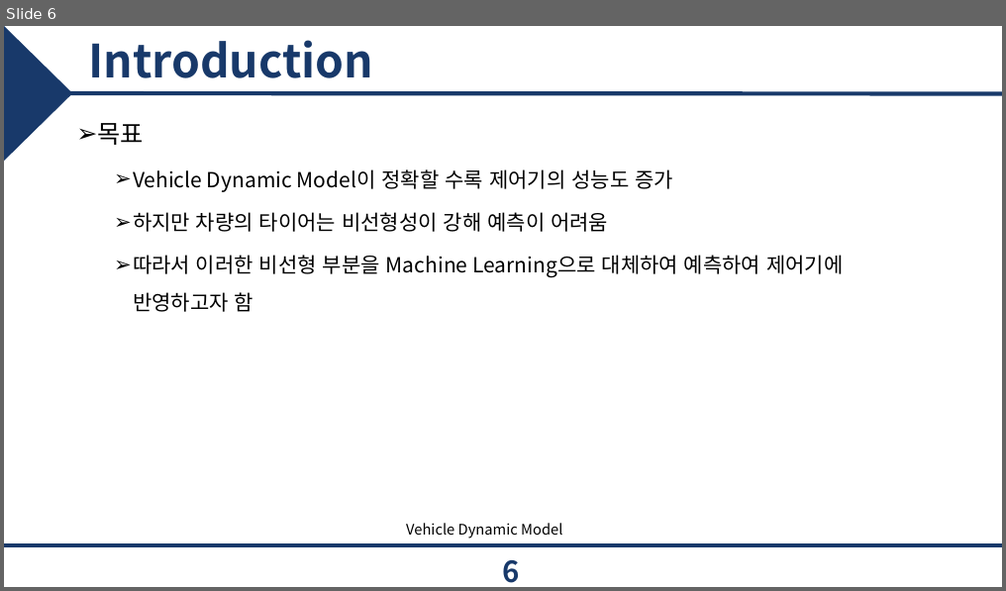
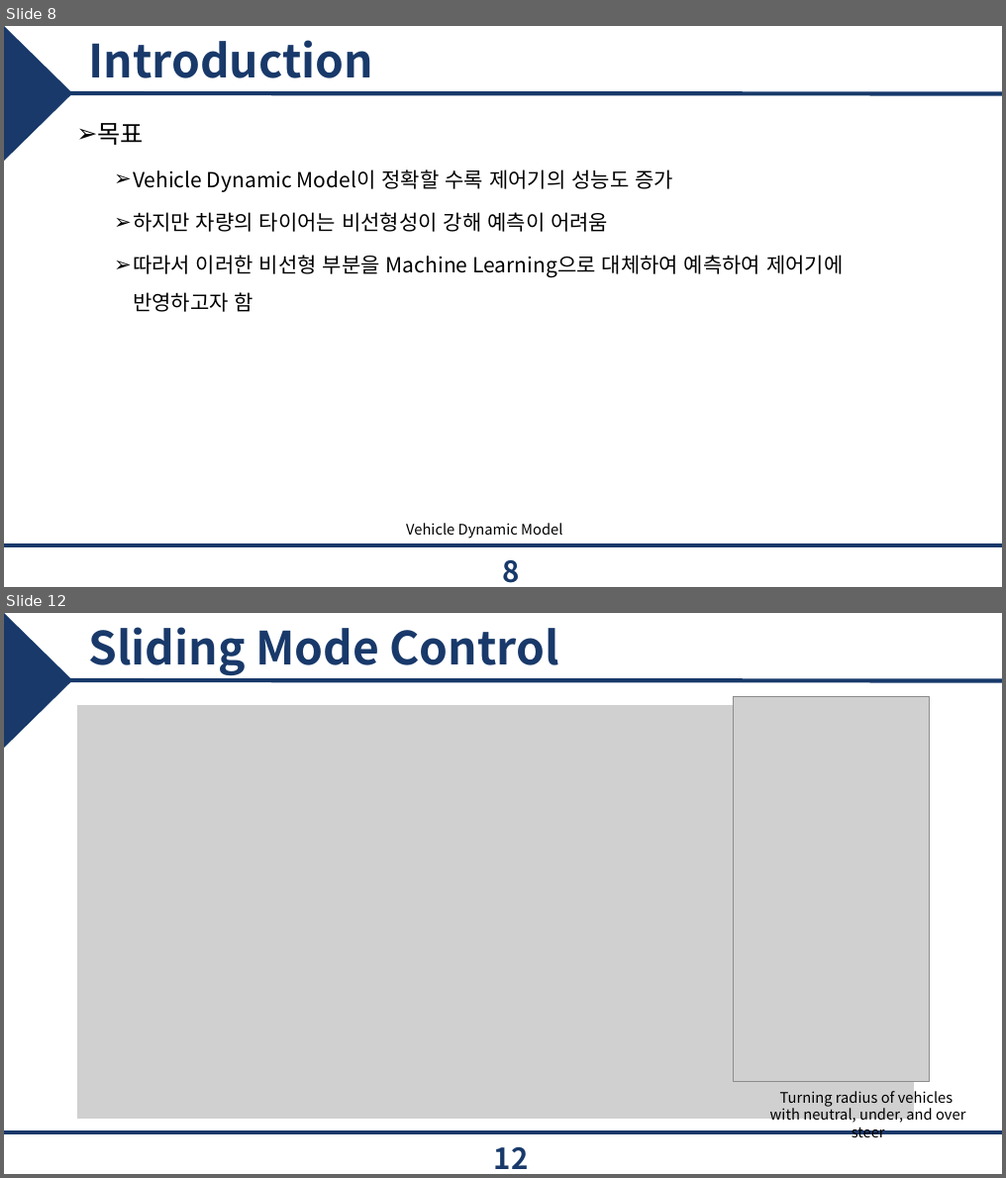
Before and after one commit to epoxx-arch/Torque_vectoringthesis, a slide deck: 졸업 논문/JCCI 발표.pptx. Shown one above the other, each under a label of ours: slide 6 before the commit, slides 8 and 12 after it; the slides between them are not shown. The pictures are 1006x591 and 1006x1178 pixels, drawn with LibreOffice and Linux fonts; fonts in the diff are those of the drawing; grey boxes stand for pictures; background and template pictures are left out. Boxes give left, top, right and bottom in pixels: in the first picture for what was removed or moved away, otherwise in the second. Text is boxed around its words. In the diff, an @@ line names an element or a change of style, - is before the commit and + after.

```diff
--- a/졸업 논문/JCCI 발표.pptx
+++ b/졸업 논문/JCCI 발표.pptx
@@ slide 12 added at [4,613,1002,1174], background #FFFFFF; not listed: 3 template elements that a slide beside it also shows @@
@@ title added at [88,627,559,676], 44 pt, text #18396A, bold @@
+Sliding Mode Control
@@ picture added at [734,696,930,1081] @@
@@ picture added at [77,705,915,1119] @@
@@ text added at [770,1091,965,1138], 14 pt, text #000000 @@
+Turning radius of vehicles
+with neutral, under, and over steer
@@ page number added at [494,1148,529,1169], 28 pt, text #18396A, bold @@
+12
@@ what was slide 6 is now slide 8 @@
@@ page number at [502,561,519,583]: text changed @@
-6
+8
```
Also in this commit, not shown: 4 slides changed, 12 other slides added, 1 slide removed, 8 other files.
